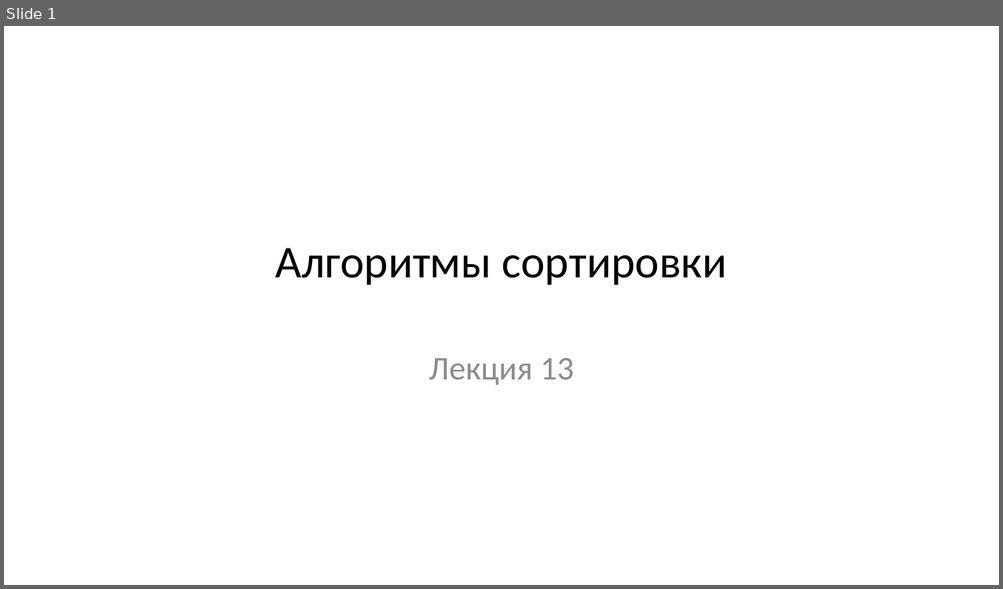
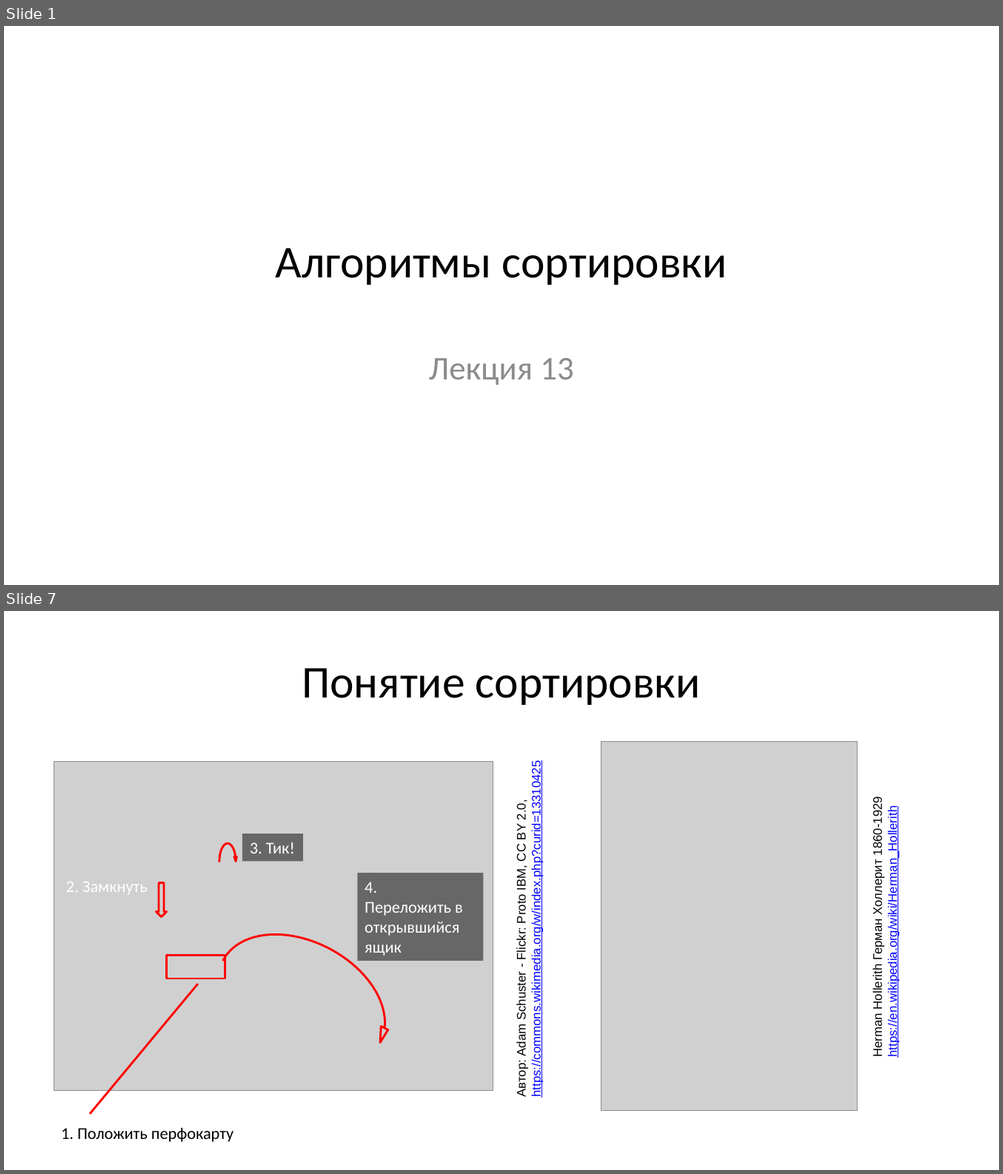
Before and after one commit to Evgueni-Petrov-aka-espetrov/Algorithms-and-Programming-in-C-pptx, a slide deck: 13 Сортировка.pptx. Shown one above the other, each under a label of ours: slide 1 before the commit, slides 1 and 7 after it; the slides between them are not shown. The pictures are 1003x589 and 1003x1174 pixels, drawn with LibreOffice and Linux fonts; fonts in the diff are those of the drawing; grey boxes stand for pictures. Boxes give left, top, right and bottom in pixels: in the first picture for what was removed or moved away, otherwise in the second. Text is boxed around its words. In the diff, an @@ line names an element or a change of style, - is before the commit and + after.

```diff
--- a/13 Сортировка.pptx
+++ b/13 Сортировка.pptx
@@ slide 7 added at [4, 611, 999, 1170], background #FFFFFF @@
@@ title added at [301, 668, 700, 705], 44 pt, text #000000 @@
+Понятие сортировки
@@ picture added at [602, 741, 857, 1111] @@
@@ picture added at [54, 762, 493, 1091] @@
@@ text added at [515, 794, 543, 1097], 12 pt, text #0000FF, underline @@
+Автор: Adam Schuster - Flickr: Proto IBM, CC BY 2.0,
+https://commons.wikimedia.org/w/index.php?curid=13310425
@@ text added at [871, 803, 899, 1056], 12 pt, text #0000FF, underline @@
+Herman Hollerith Герман Холлерит 1860-1929
+https://en.wikipedia.org/wiki/Herman_Hollerith
@@ curved right arrow added at [219, 844, 237, 862], outline #FF0000 2 pt @@
@@ rectangle added at [242, 834, 302, 862], fill #000000 at 50% opacity, 16 pt, text #FFFFFF @@
+3. Тик!
@@ rectangle added at [358, 873, 484, 961], fill #000000 at 50% opacity, 16 pt, text #FFFFFF @@
+4.
+Переложить в открывшийся ящик
@@ text added at [66, 882, 148, 894], 16 pt, text #FFFFFF @@
+2. Замкнуть
@@ down arrow added at [156, 883, 167, 917], outline #FF0000 2 pt @@
@@ curved right arrow added at [223, 908, 412, 1045], outline #FF0000 2 pt @@
@@ border callout added at [167, 956, 225, 979], outline #FF0000 2 pt @@
@@ text added at [61, 1128, 233, 1142], 16 pt, text #000000 @@
+1. Положить перфокарту
```
Also in this commit, not shown: 16 slides changed, 103 other slides added, 9 slides removed.
